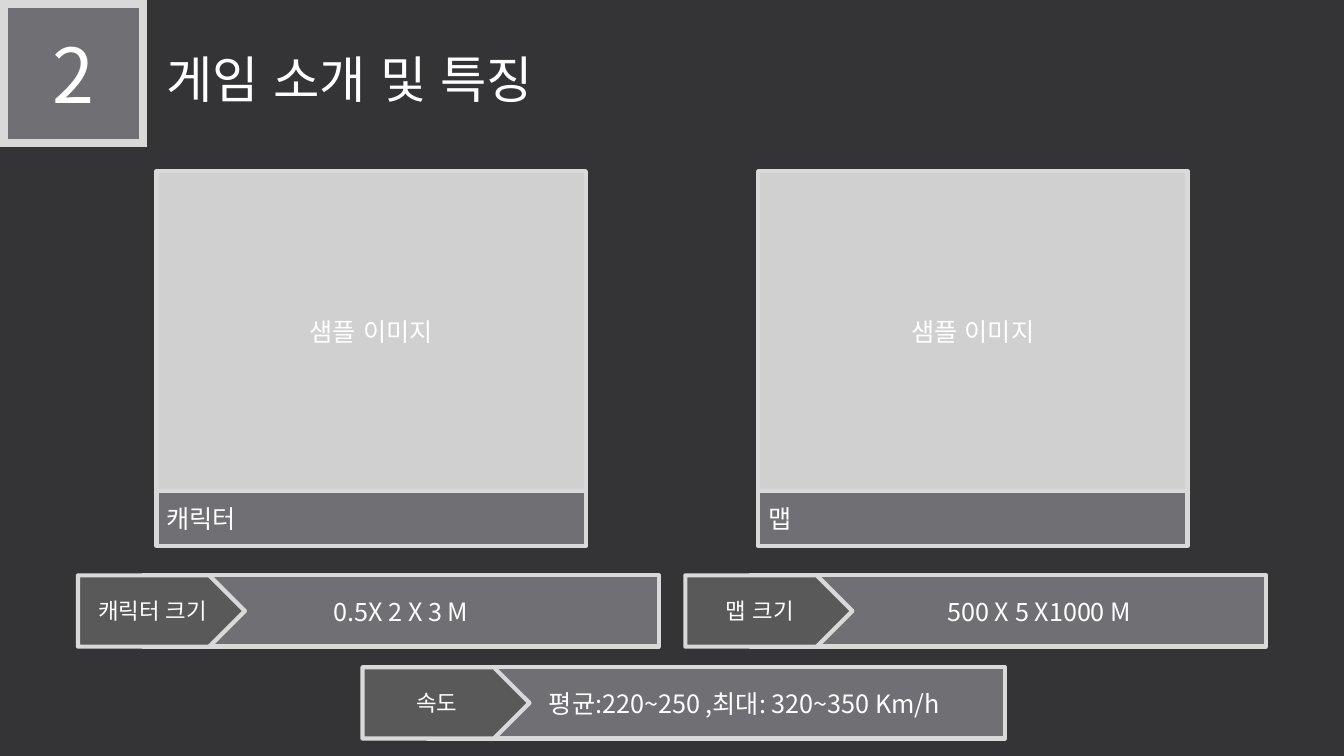
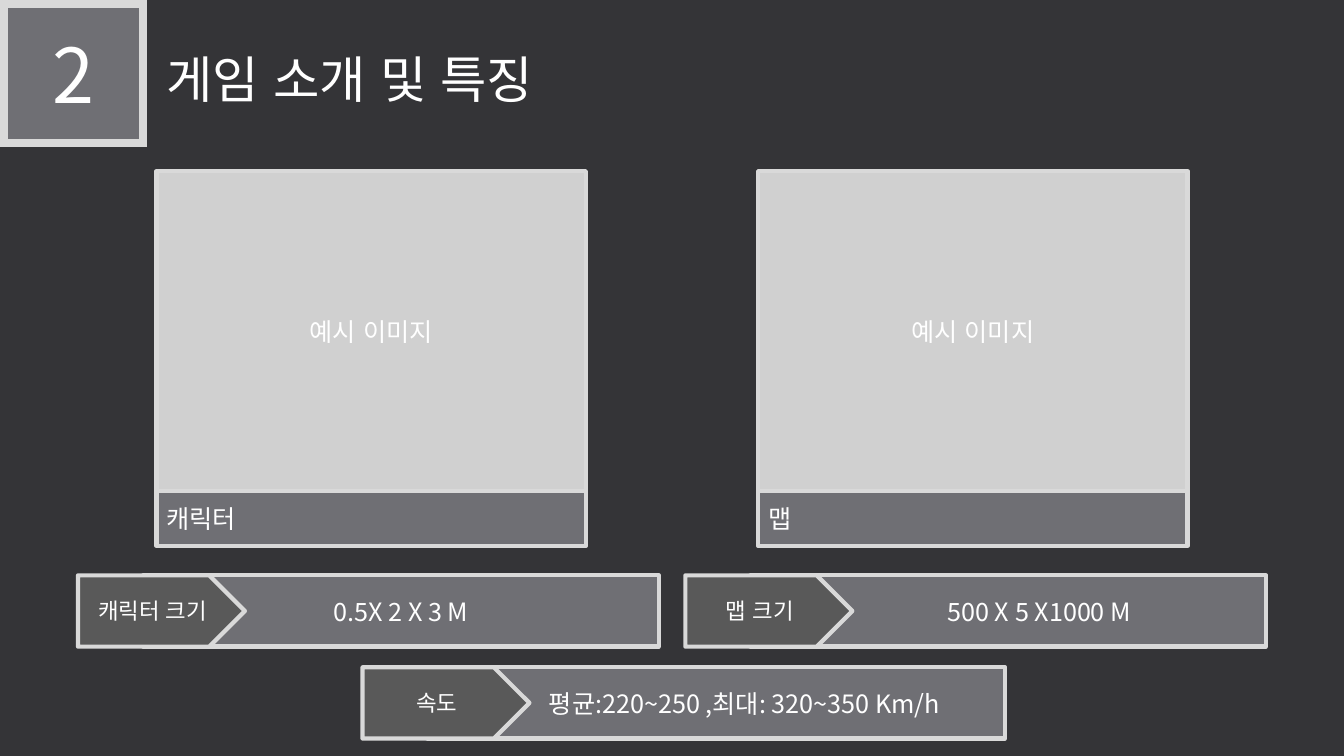
Before and after one commit to LEGO0937/Our_Project, a slide deck: slide 6 of 기획단계/졸작 제안서_α.pptx. Drawn at 1344x756 pixels with LibreOffice and Linux fonts; fonts in the diff are those of the drawing; grey boxes stand for pictures. Boxes give left, top, right and bottom in pixels: in the first picture for what was removed or moved away, otherwise in the second. Text is boxed around its words. In the diff, an @@ line names an element or a change of style, - is before the commit and + after.

```diff
--- a/기획단계/졸작 제안서_α.pptx
+++ b/기획단계/졸작 제안서_α.pptx
@@ text in picture at bbox=[310, 321, 433, 343]: text changed @@
-샘플 이미지
+예시 이미지
@@ text in picture at bbox=[911, 321, 1035, 343]: text changed @@
-샘플 이미지
+예시 이미지
```
Also in this commit, not shown: 6 other slides changed, 2 slides added, 1 slide removed, 1 other file.
